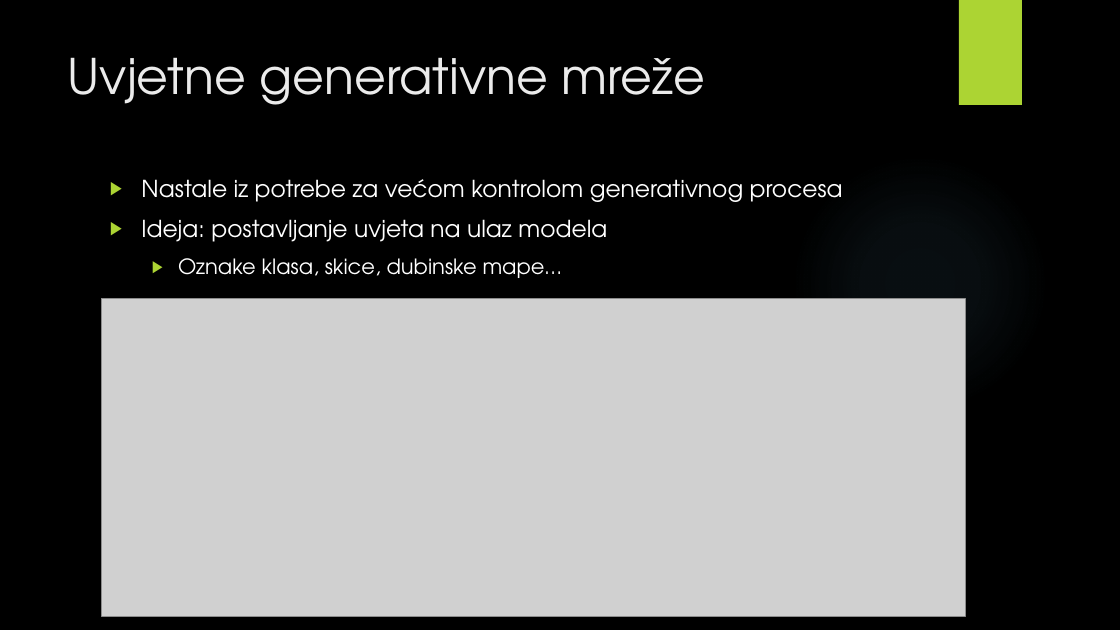
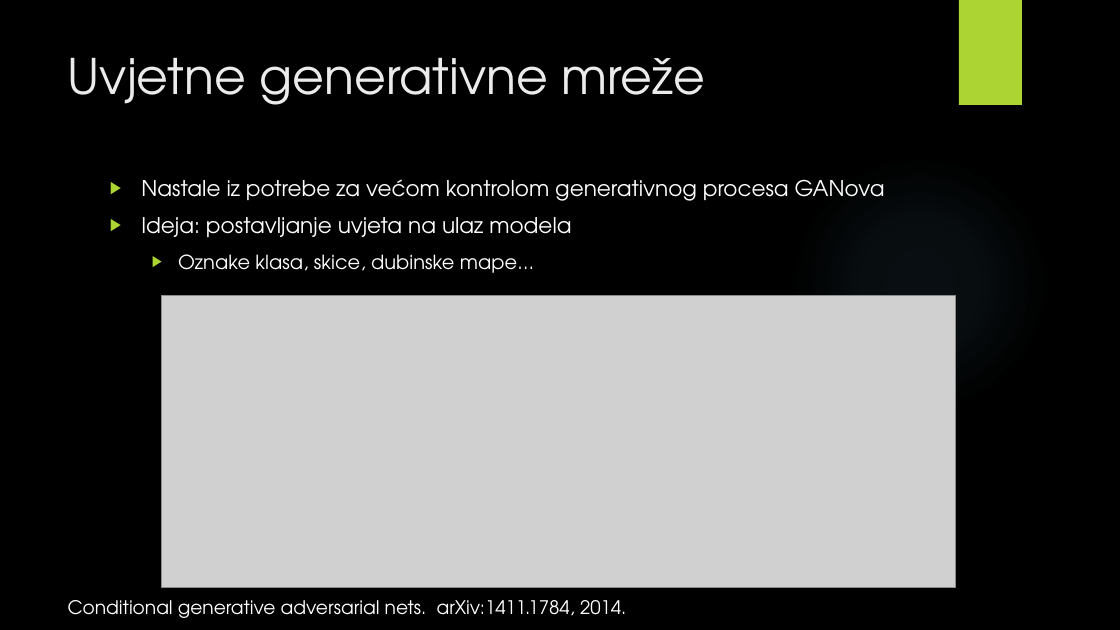
Before and after one commit to v-silverfin/fer-graduate-seminar, a slide deck: slide 8 of kvukic-seminar-presentation-2018.pptx (slide 9 before the commit). Drawn at 1120x630 pixels with LibreOffice and Linux fonts; fonts in the diff are those of the drawing; grey boxes stand for pictures; background and template pictures are left out. Boxes give left, top, right and bottom in pixels: in the first picture for what was removed or moved away, otherwise in the second. Text is boxed around its words. In the diff, an @@ line names an element or a change of style, - is before the commit and + after.

```diff
--- a/kvukic-seminar-presentation-2018.pptx
+++ b/kvukic-seminar-presentation-2018.pptx
@@ text at (x1=141, y1=179, x2=885, y2=201): text changed; size 20 to 18.5 pt @@
-▶ Nastale iz potrebe za većom kontrolom generativnog procesa
+▶ Nastale iz potrebe za većom kontrolom generativnog procesa GANova
@@ text at (x1=141, y1=217, x2=571, y2=273): size 20 to 18.5 pt in "Ideja: postavljanje uvjeta na ulaz modela"; size 18 to 16.6 pt in "Oznake klasa, skice, dubinske mape…" @@
@@ picture resized from (x1=102, y1=299, x2=965, y2=617) to (x1=161, y1=296, x2=955, y2=587) @@
@@ text added at (x1=68, y1=600, x2=626, y2=618), 16 pt, text #FFFFFF @@
+Conditional generative adversarial nets. arXiv:1411.1784, 2014.
```
Also in this commit, not shown: 11 other slides changed, 2 slides added, 1 slide removed.
